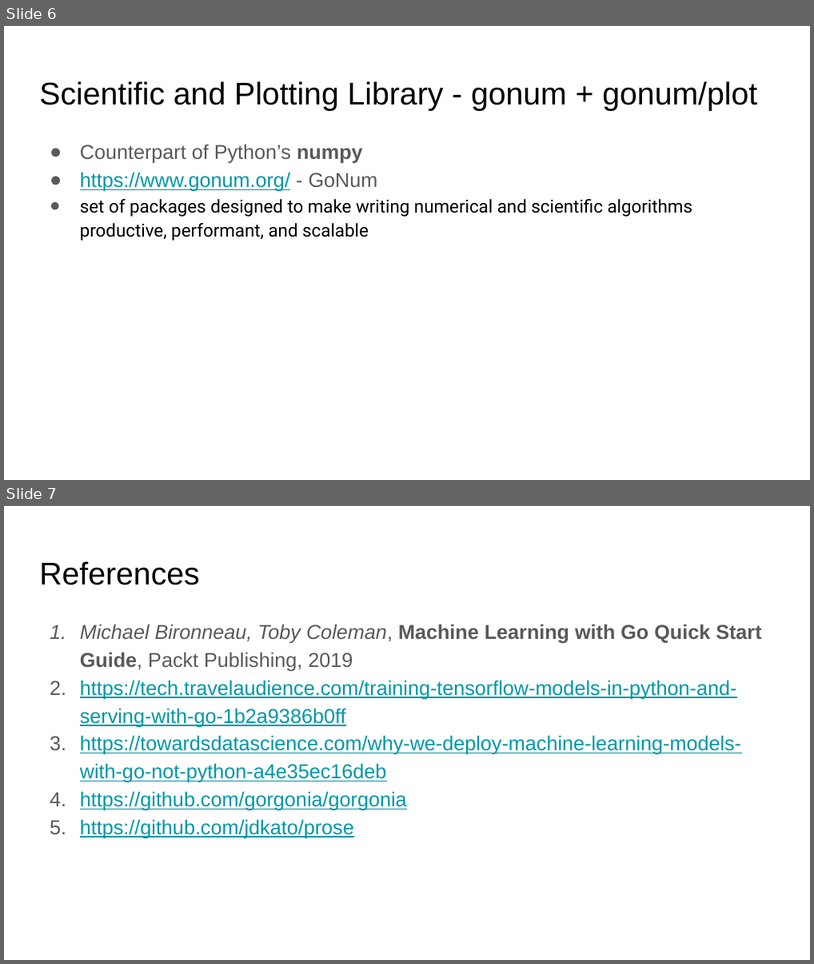
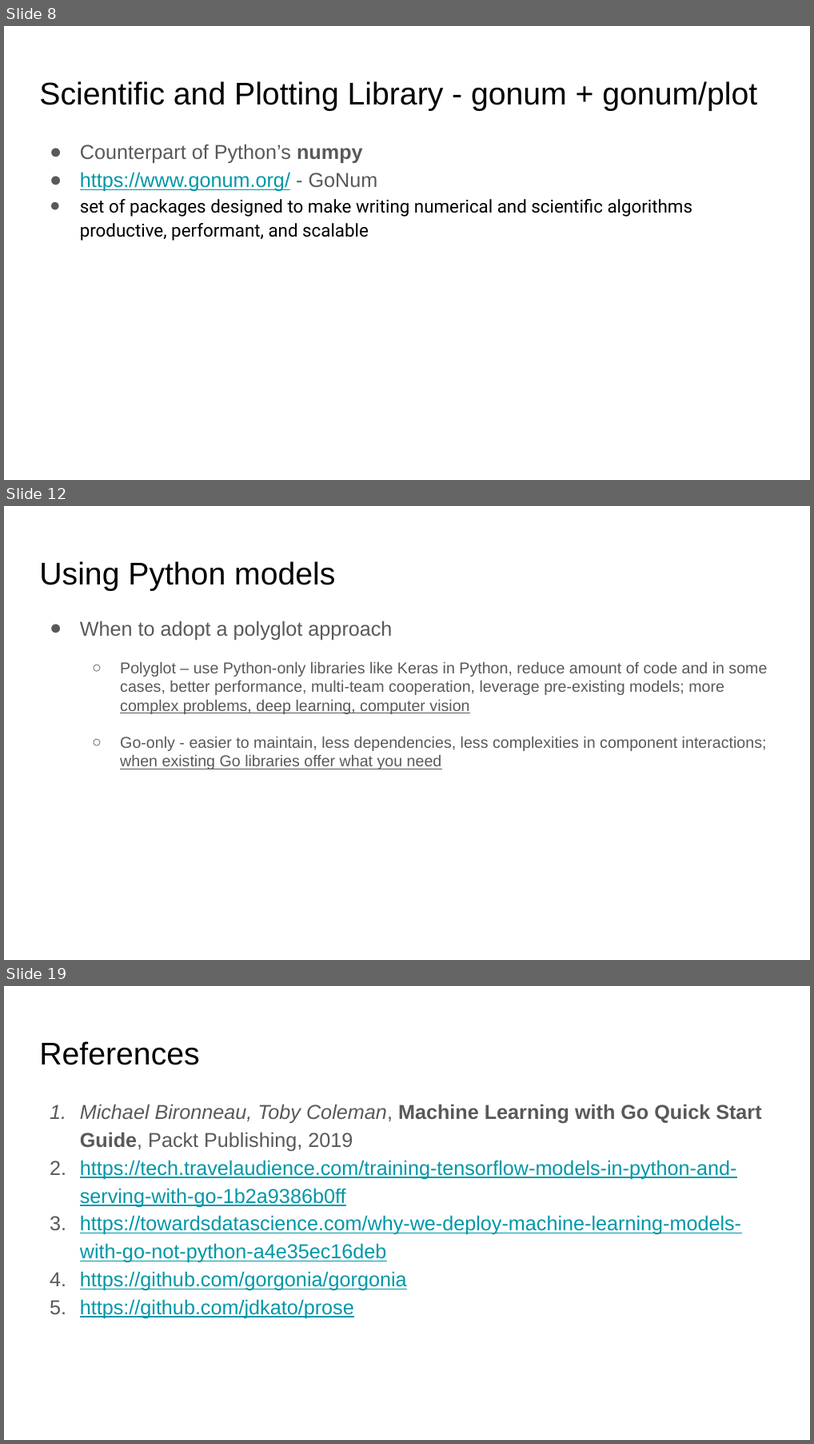
Before and after one commit to ephraimberkovitch/golang_ml, a slide deck: Go ML Meetup.pptx. Shown one above the other, each under a label of ours: slides 6 and 7 before the commit, slides 8, 12 and 19 after it; the slides between them are not shown. The pictures are 814x964 and 814x1444 pixels, drawn with LibreOffice and Linux fonts; fonts in the diff are those of the drawing. Boxes give left, top, right and bottom in pixels: in the first picture for what was removed or moved away, otherwise in the second. Text is boxed around its words. In the diff, an @@ line names an element or a change of style, - is before the commit and + after.

```diff
--- a/Go ML Meetup.pptx
+++ b/Go ML Meetup.pptx
@@ slide 12 added at bbox=[4, 506, 810, 960], background #FFFFFF @@
@@ title added at bbox=[39, 561, 335, 591], 28 pt, text #000000 @@
+Using Python models
@@ text added at bbox=[80, 620, 767, 769], 14 pt, text #595959 @@
+● When to adopt a polyglot approach
+  ○ Polyglot – use Python-only libraries like Keras in Python, reduce amount of code and in some cases, better performance, multi-team cooperation, leverage pre-existing models; more complex problems, deep learning, computer vision
+  ○ Go-only - easier to maintain, less dependencies, less complexities in component interactions; when existing Go libraries offer what you need
@@ what was slide 6 is now slide 8 @@
@@ what was slide 7 is now slide 19 @@
```
Also in this commit, not shown: 2 slides changed, 11 other slides added.
